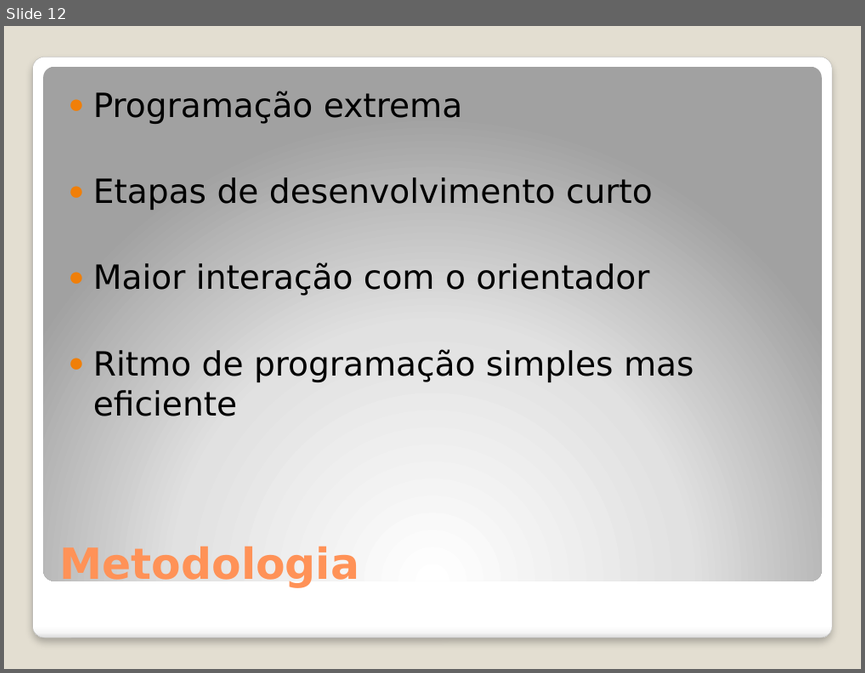
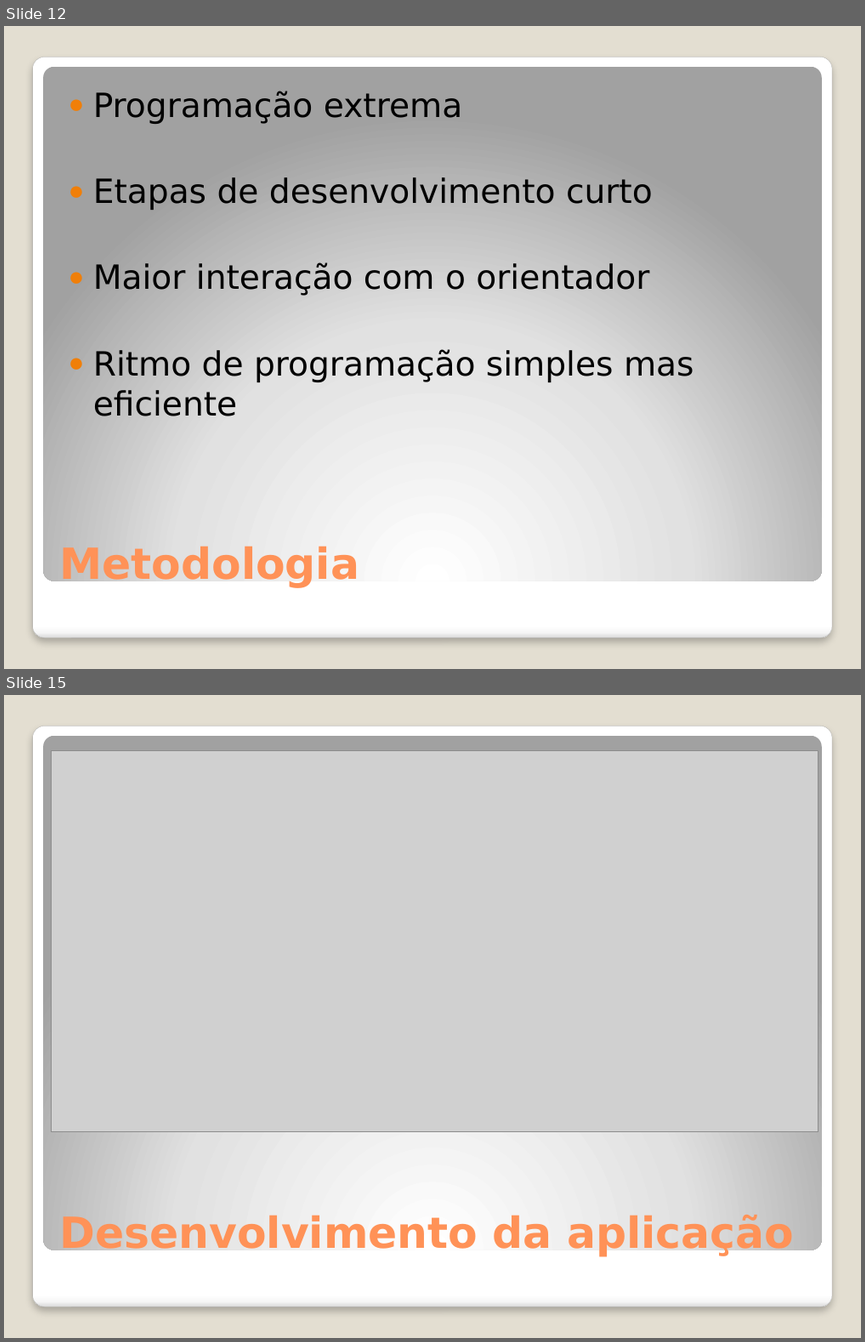
Before and after one commit to Vascomfortuna/Projeto-EI, a slide deck: actividades/Apresentação.pptx. Shown one above the other, each under a label of ours: slide 12 before the commit, slides 12 and 15 after it; the slides between them are not shown. The pictures are 865x673 and 865x1342 pixels, drawn with LibreOffice and Linux fonts; fonts in the diff are those of the drawing; grey boxes stand for pictures. Boxes give left, top, right and bottom in pixels: in the first picture for what was removed or moved away, otherwise in the second. Text is boxed around its words. In the diff, an @@ line names an element or a change of style, - is before the commit and + after.

```diff
--- a/actividades/Apresentação.pptx
+++ b/actividades/Apresentação.pptx
@@ slide 15 added at [4,695,861,1338], background #E3DED1; not listed: 2 template elements that a slide beside it also shows @@
@@ picture added at [51,751,818,1131] @@
@@ title added at [59,1212,794,1257], 36 pt, text #FF9258, bold @@
+Desenvolvimento da aplicação
```
Also in this commit, not shown: 7 slides changed, 2 other slides added, 1 slide removed, 14 other files.
